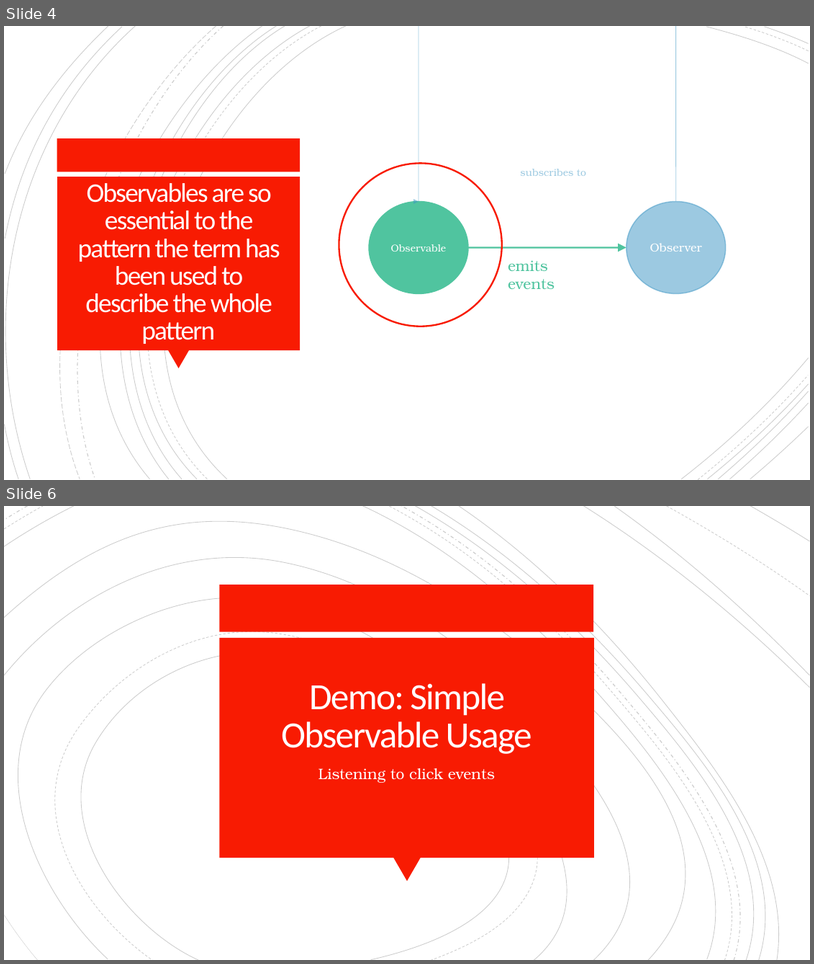
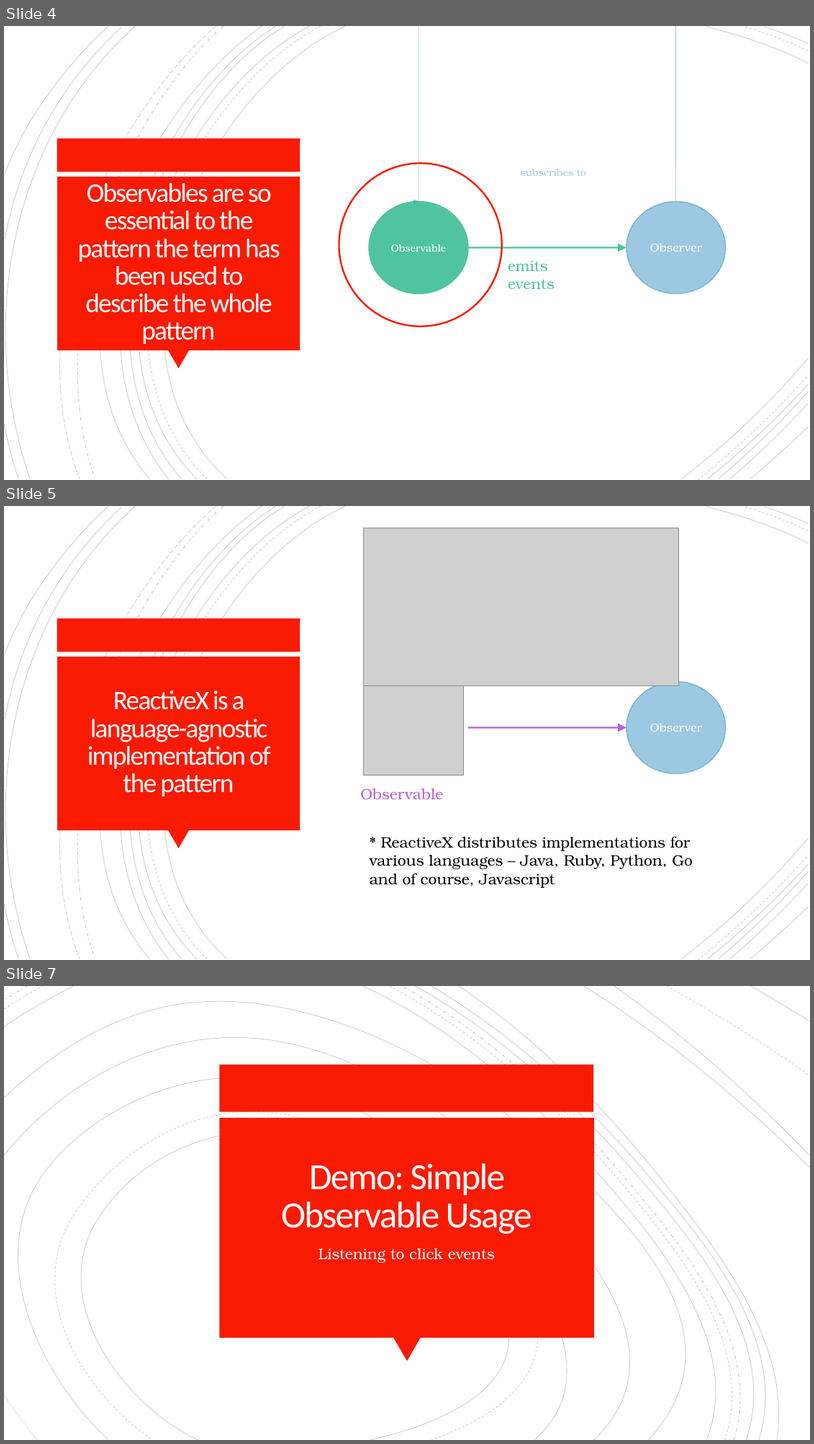
Before and after one commit to amielperez/observables-talkjs, a slide deck: doc/Reactive Programming - talkjs.pptm. Shown one above the other, each under a label of ours: slides 4 and 6 before the commit, slides 4, 5 and 7 after it; the slides between them are not shown. The pictures are 814x964 and 814x1444 pixels, drawn with LibreOffice and Linux fonts; fonts in the diff are those of the drawing; grey boxes stand for pictures. Boxes give left, top, right and bottom in pixels: in the first picture for what was removed or moved away, otherwise in the second. Text is boxed around its words. In the diff, an @@ line names an element or a change of style, - is before the commit and + after.

```diff
--- a/doc/Reactive Programming - talkjs.pptm
+++ b/doc/Reactive Programming - talkjs.pptm
@@ slide 5 added at bbox=[4, 506, 810, 960], background #FFFFFF; not listed: 24 template elements that a slide beside it also shows @@
@@ picture added at bbox=[364, 528, 679, 685] @@
@@ picture added at bbox=[364, 674, 464, 775] @@
@@ title added at bbox=[88, 690, 270, 796], 32 pt, text #FFFEFF @@
+ReactiveX is a language-agnostic implementation of the pattern
@@ ellipse added at bbox=[627, 682, 726, 773], fill #3B95C4 at 50% opacity, outline #3B95C4 1.25 pt, 14 pt, text #FFFFFF @@
+Observer
@@ curved arrow added from (468, 728) to (627, 728), #B560D4 2 pt @@
@@ text added at bbox=[360, 788, 443, 799], 18 pt, text #B560D4 @@
+Observable
@@ text added at bbox=[370, 836, 693, 888], 18 pt, text #000000 @@
+* ReactiveX distributes implementations for various languages – Java, Ruby, Python, Go and of course, Javascript
@@ what was slide 6 is now slide 7 @@
```
Also in this commit, not shown: 3 slides changed, 3 other slides added.
